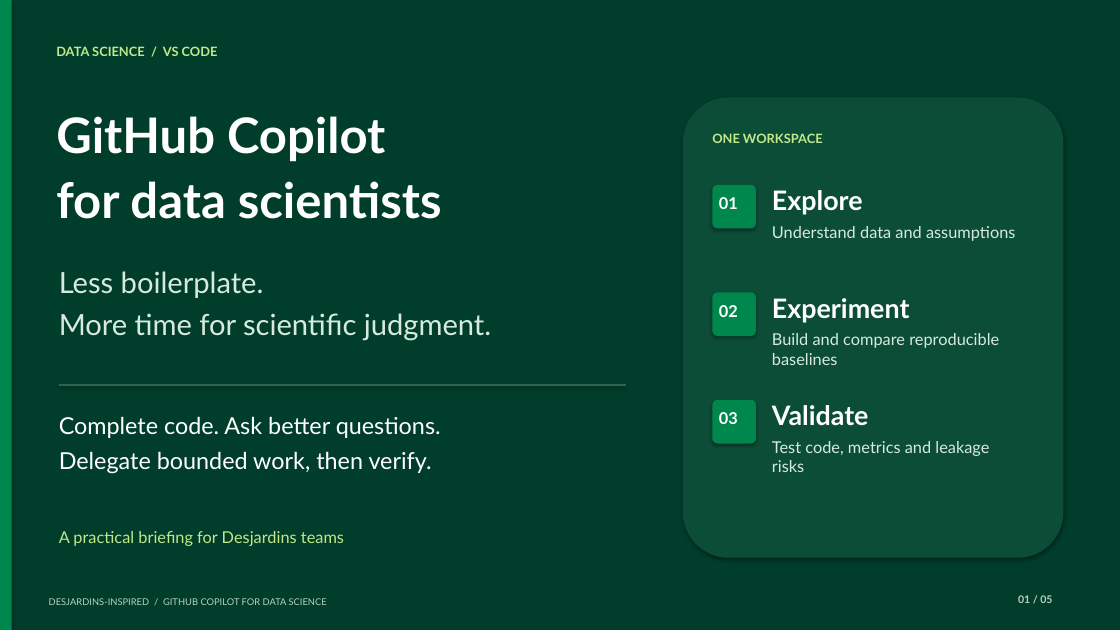
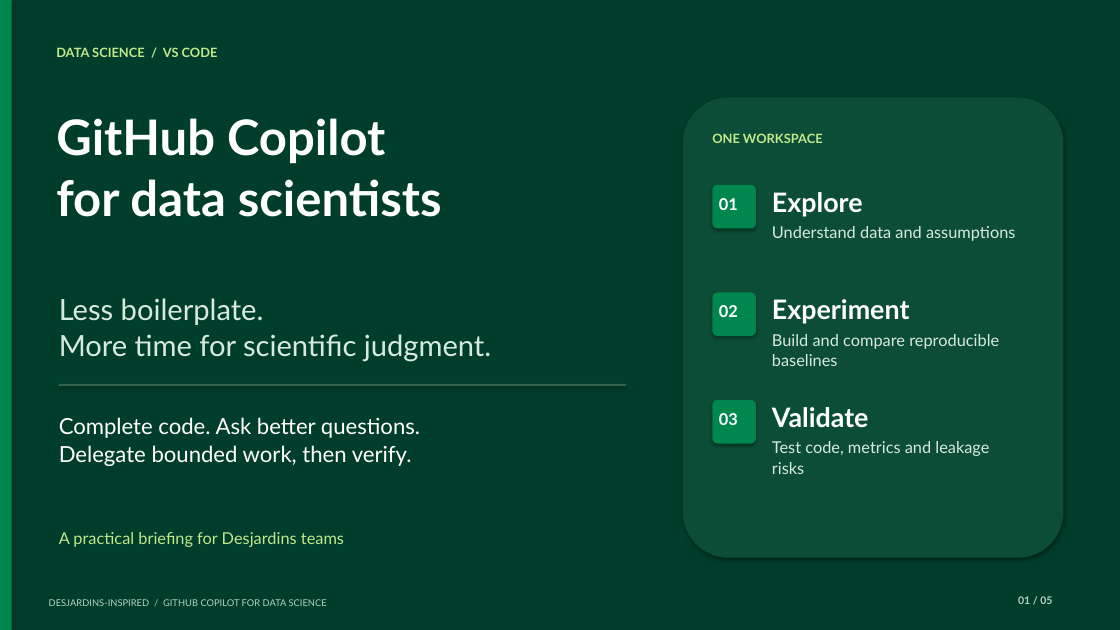
Before and after one commit to devopsabcs-engineering/dj-github-copilot-fundamentals, a slide deck: slide 1 of presentations/github-copilot-data-scientists-desjardins.pptx. Drawn at 1120x630 pixels with LibreOffice and Linux fonts; fonts in the diff are those of the drawing. Boxes give left, top, right and bottom in pixels: in the first picture for what was removed or moved away, otherwise in the second. Text is boxed around its words. In the diff, an @@ line names an element or a change of style, - is before the commit and + after.

```diff
--- a/presentations/github-copilot-data-scientists-desjardins.pptx
+++ b/presentations/github-copilot-data-scientists-desjardins.pptx
@@ line spacing 1 to 1.04; less space between paragraphs in 5 elements at (772,192,863,217), (772,407,869,428), (772,441,989,474), (56,118,442,217), (59,298,491,362) @@
@@ text "Less boilerplate.": place and size @@
-text "Less boilerplate." at (59,271,491,341)
+text "Less boilerplate." at (59,298,491,362)
@@ text "Complete code. Ask better questions." at (59,417,420,466): size 20 to 19 pt; line spacing 1 to 1.04; less space between paragraphs @@
```
Also in this commit, not shown: 4 other slides changed, 9 other files.
